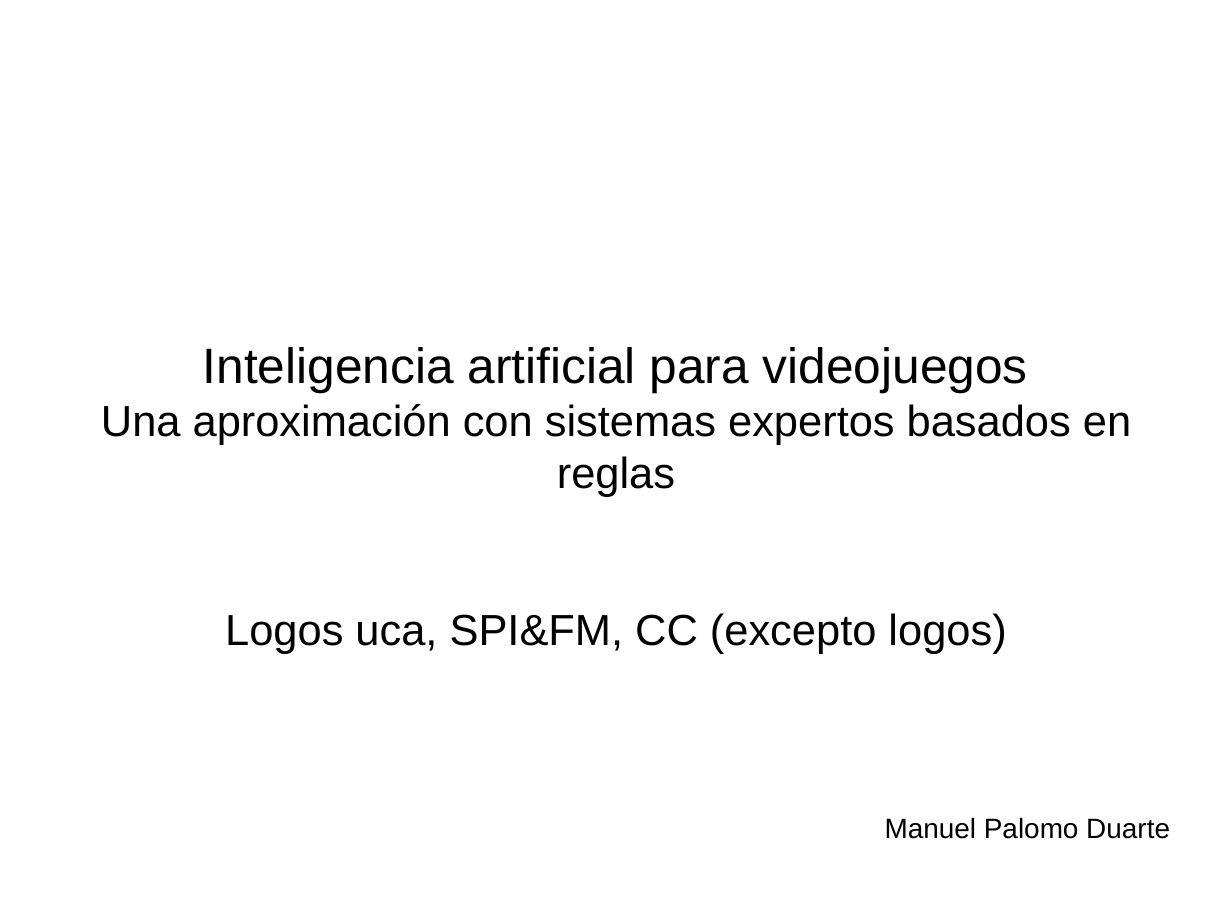
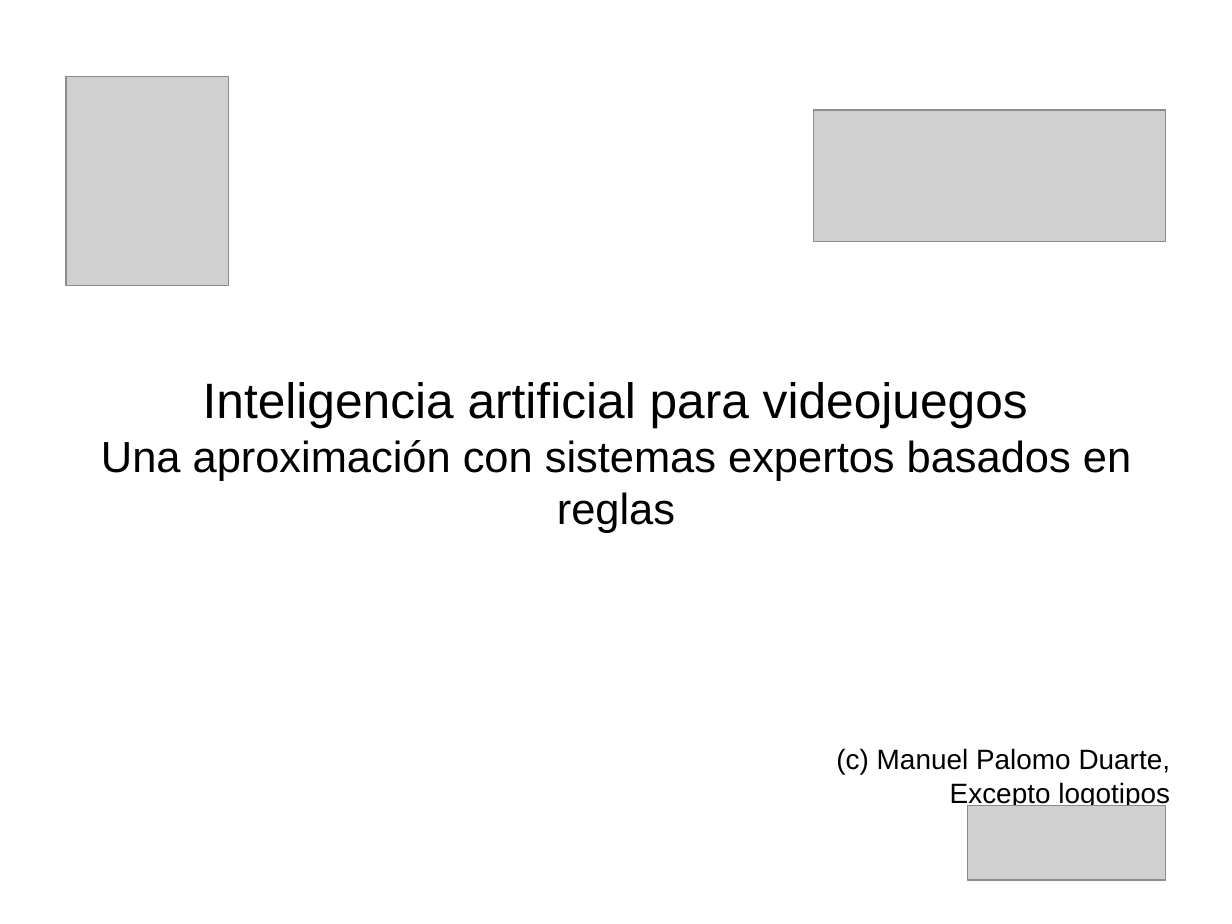
Before and after one commit to rompehielos013013013/gsiege, a slide deck: slide 1 of presentacion/expertoUCLM2014/SSEE-IA.odp. Drawn at 1232x924 pixels with LibreOffice and Linux fonts; fonts in the diff are those of the drawing; grey boxes stand for pictures. Boxes give left, top, right and bottom in pixels: in the first picture for what was removed or moved away, otherwise in the second. Text is boxed around its words. In the diff, an @@ line names an element or a change of style, - is before the commit and + after.

Commit message:
logos

```diff
--- a/presentacion/expertoUCLM2014/SSEE-IA.odp
+++ b/presentacion/expertoUCLM2014/SSEE-IA.odp
@@ picture added at box(66, 76, 229, 285) @@
@@ picture added at box(814, 110, 1166, 241) @@
@@ subtitle at box(836, 748, 1171, 808): text changed; size 28 to 18 pt @@
-Logos uca, SPI&FM, CC (excepto logos)
-Manuel Palomo Duarte
+(c) Manuel Palomo Duarte,
+Excepto logotipos
@@ picture added at box(968, 806, 1166, 881) @@
```
Also in this commit, not shown: 2 other slides changed.
